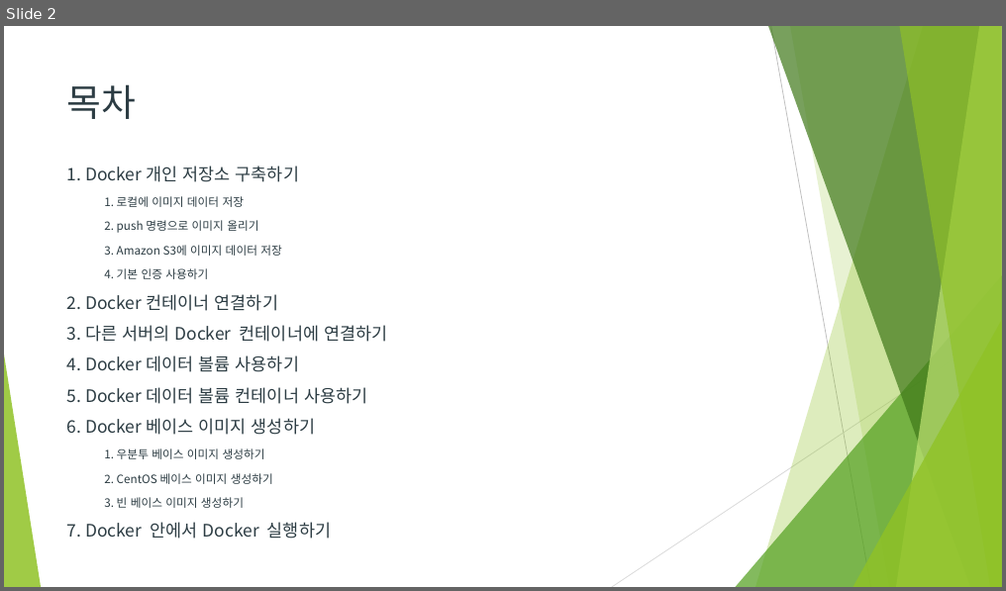
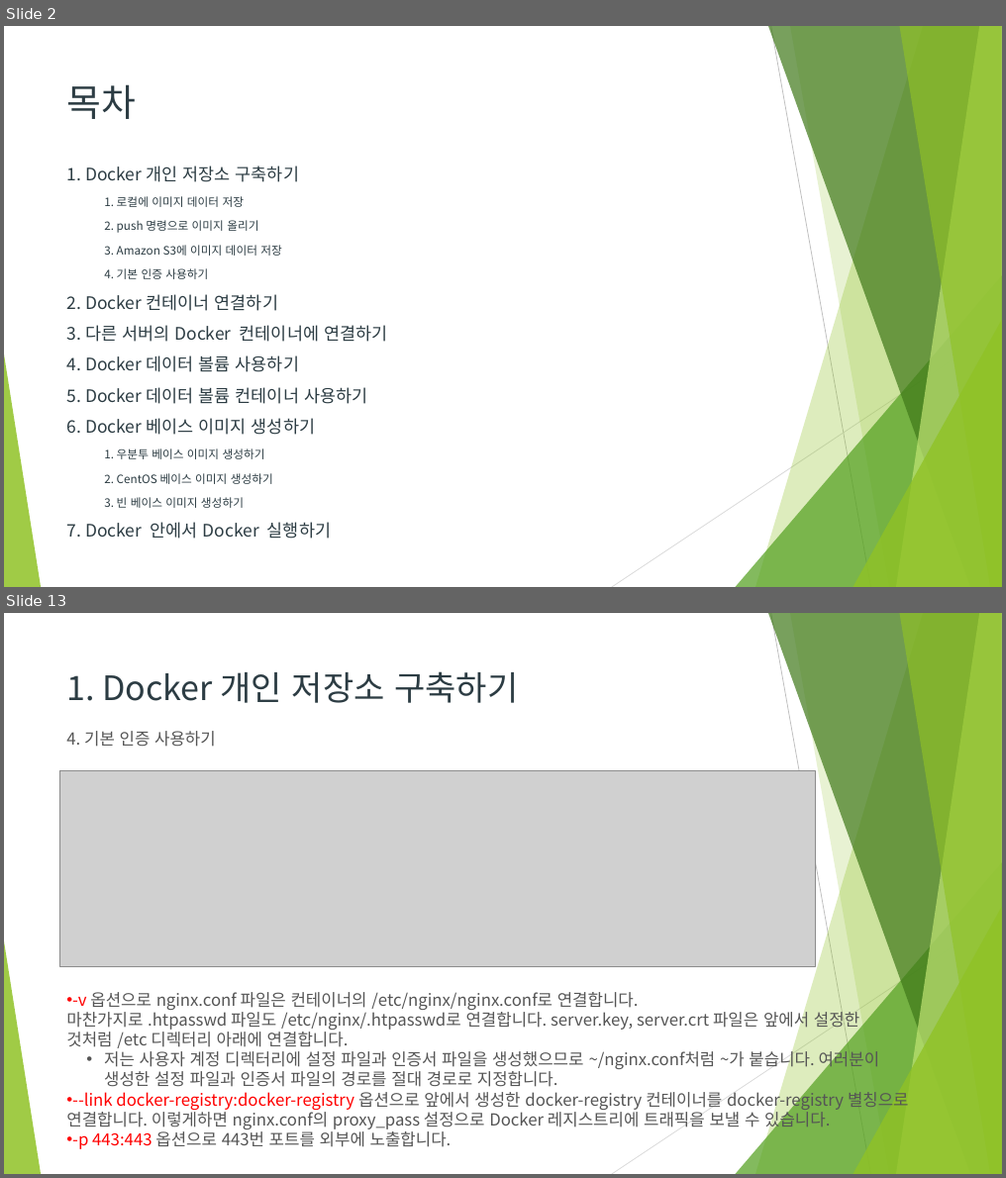
Before and after one commit to Heechul90/Docker, a slide deck: study/06. Docker 좀더 활용하기/Docker 좀더 활용하기.pptx. Shown one above the other, each under a label of ours: slide 2 before the commit, slides 2 and 13 after it; the slides between them are not shown. The pictures are 1006x591 and 1006x1178 pixels, drawn with LibreOffice and Linux fonts; fonts in the diff are those of the drawing; grey boxes stand for pictures; background and template pictures are left out. Boxes give left, top, right and bottom in pixels: in the first picture for what was removed or moved away, otherwise in the second. Text is boxed around its words. In the diff, an @@ line names an element or a change of style, - is before the commit and + after.

Commit message:
docker

```diff
--- a/study/06. Docker 좀더 활용하기/Docker 좀더 활용하기.pptx
+++ b/study/06. Docker 좀더 활용하기/Docker 좀더 활용하기.pptx
@@ slide 13 added at [4,613,1002,1174], background #FFFFFF; not listed: 10 template elements that a slide beside it also shows @@
@@ title added at [67,671,518,703], 32.4 pt, text #2C3C43 @@
+1. Docker 개인 저장소 구축하기
@@ text added at [66,731,216,747], 16 pt, text #555555 @@
+4. 기본 인증 사용하기
@@ picture added at [59,771,816,966] @@
@@ text added at [66,992,909,1150], 16 pt, text #555555 @@
+• -v 옵션으로 nginx.conf 파일은 컨테이너의 /etc/nginx/nginx.conf로 연결합니다. 마찬가지로 .htpasswd 파일도 /etc/nginx/.htpasswd로 연결합니다. server.key, server.crt 파일은 앞에서 설정한 것처럼 /etc 디렉터리 아래에 연결합니다.
+  • 저는 사용자 계정 디렉터리에 설정 파일과 인증서 파일을 생성했으므로 ~/nginx.conf처럼 ~가 붙습니다. 여러분이 생성한 설정 파일과 인증서 파일의 경로를 절대 경로로 지정합니다.
+• --link docker-registry:docker-registry 옵션으로 앞에서 생성한 docker-registry 컨테이너를 docker-registry 별칭으로 연결합니다. 이렇게하면 nginx.conf의 proxy_pass 설정으로 Docker 레지스트리에 트래픽을 보낼 수 있습니다.
+• -p 443:443 옵션으로 443번 포트를 외부에 노출합니다.
```
Also in this commit, not shown: 8 slides changed, 27 other slides added, 2 other files.
